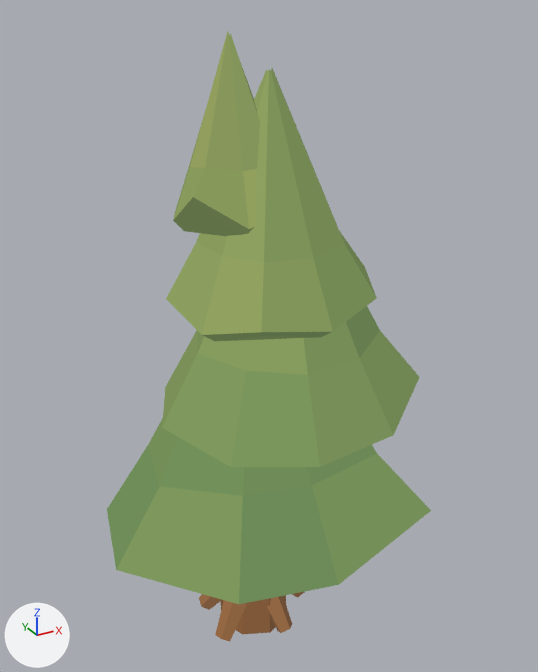
The glTF model assets/models/forage_3_summer.glb as it was, and as the next commit left it.
Before and after are seen from a camera (50 mm lens) standing at (-2.42, -4.7, 5.02) and looking at (0.21, 0.09, 2.63). Arrows for +X, +Y and +Z are at lower left; the lights stay in place. The first picture is the older version. Vertices at exactly the same position are counted once.

In view in the first picture: 'Rohstoff 3 · summer'.
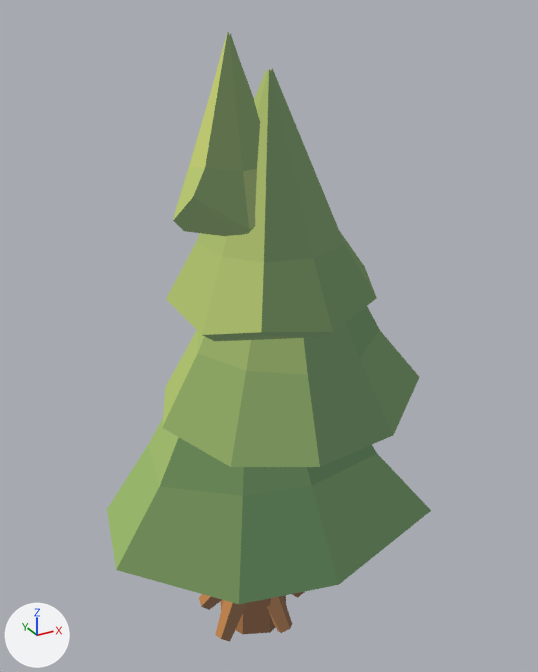
Changed parts and their boxes (x1, y1, x2, y2) in the pictures (538 x 672 px):
```json
{"part": 1, "of": "me_rohstoff_3___summer", "change": "recoloured", "before": [173, 59, 380, 639], "after": [173, 59, 380, 639]}
{"part": 2, "of": "me_rohstoff_3___summer", "change": "recoloured", "before": [201, 592, 305, 641], "after": [201, 592, 305, 641]}
{"part": 3, "of": "me_rohstoff_3___summer", "change": "recoloured", "before": [107, 31, 308, 570], "after": [107, 31, 308, 570]}
{"part": 4, "of": "me_rohstoff_3___summer", "change": "recoloured", "before": [117, 32, 431, 604], "after": [117, 32, 431, 604], "on screen": "green to dark green"}
```

The change, as JSON lines over the scene's bpy script:
```json
{"block": "me_rohstoff_3___summer", "where": "me_rohstoff_3___summer.from_pydata(...)  # 210 vertices, 380 faces; spans x -1.33..1.24, y -1.13..1.37, z -0.06..4.9"}
{"block": "me_rohstoff_3___summer", "where": "# used by ob_rohstoff_3___summer; location = (0.0, 0.0, 0.0)"}
{"block": "me_rohstoff_3___summer", "change": "me_rohstoff_3___summer part 1: 179 faces centred in x -1.13..1.17, y -1.03..1.16, z 0.23..4.6 are repainted in the vertex colours; the middle colour goes from dark green #5b6d46 to dark green #546849"}
{"block": "me_rohstoff_3___summer", "change": "me_rohstoff_3___summer part 2: 89 faces centred in x -0.43..0.51, y -0.4..0.38, z -0.05..1.84 are repainted in the vertex colours; the middle colour goes from brown #644833 to brown #5e4637"}
{"block": "me_rohstoff_3___summer", "change": "me_rohstoff_3___summer part 3: 69 faces centred in x -1.12..0.21, y -0.59..1.01, z 1.34..4.66 are repainted in the vertex colours; the middle colour goes from green #7e935c to green #a0b46a"}
{"block": "me_rohstoff_3___summer", "change": "me_rohstoff_3___summer part 4: 43 faces centred in x -0.88..0.92, y -0.95..0.0, z 1.3..4.87 are repainted in the vertex colours; the middle colour goes from green #7b9058 to dark green #5a6f4c"}
```
